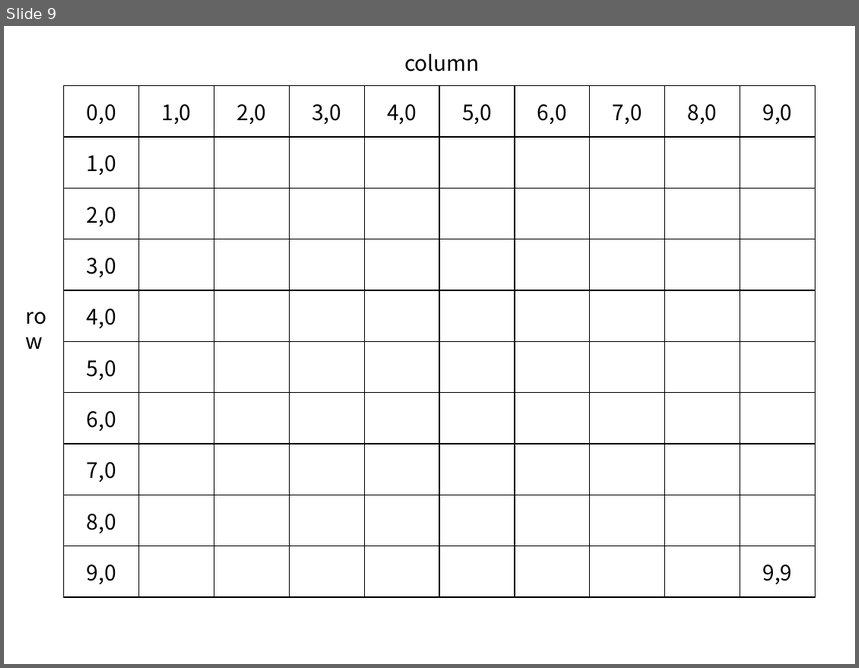
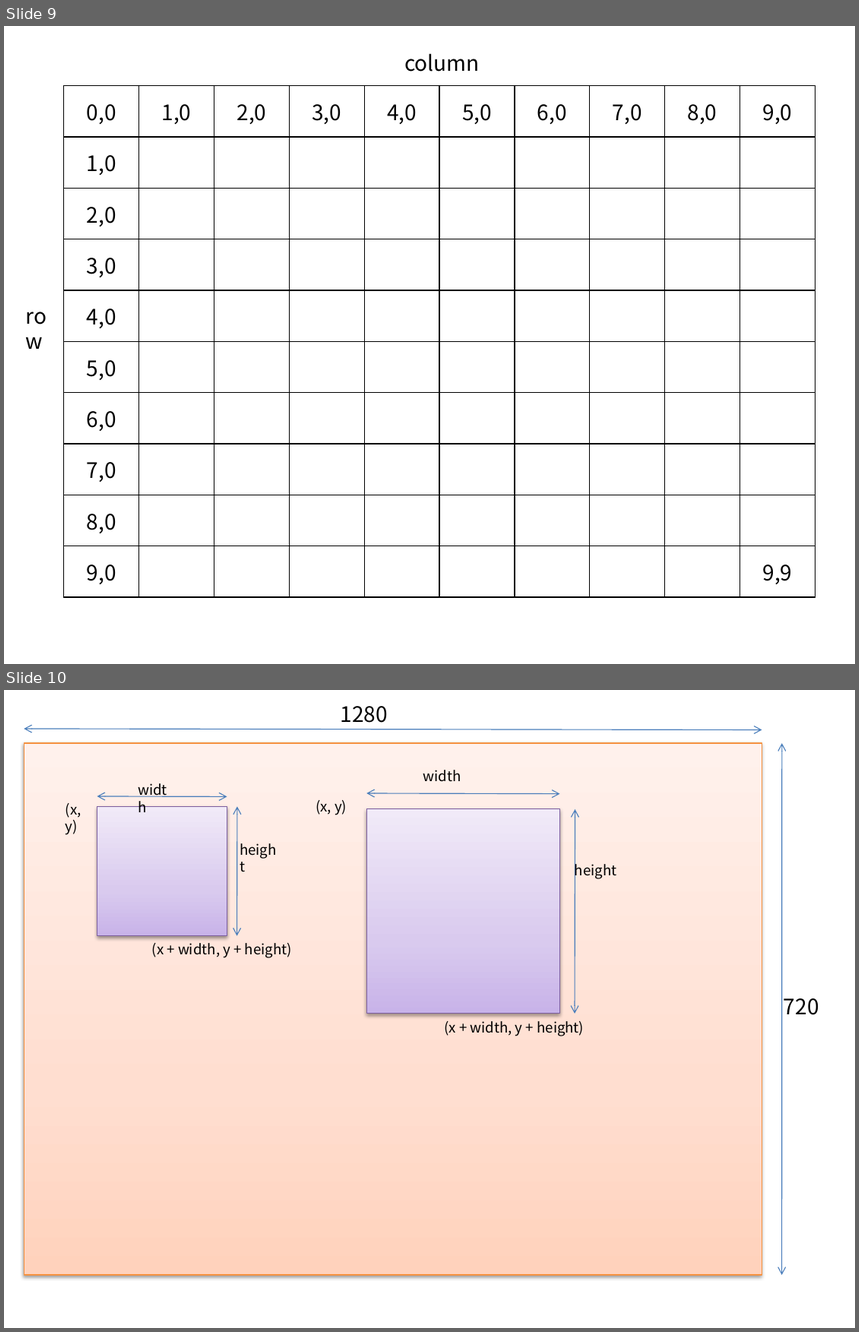
Before and after one commit to nemeyes/sirius, a slide deck: @artifact/sirius_diagram.pptx. Shown one above the other, each under a label of ours: slide 9 before the commit, slides 9 and 10 after it. The pictures are 859x668 and 859x1332 pixels, drawn with LibreOffice and Linux fonts; fonts in the diff are those of the drawing. Boxes give left, top, right and bottom in pixels: in the first picture for what was removed or moved away, otherwise in the second. Text is boxed around its words. In the diff, an @@ line names an element or a change of style, - is before the commit and + after.

```diff
--- a/@artifact/sirius_diagram.pptx
+++ b/@artifact/sirius_diagram.pptx
@@ slide 10 added at box(4, 690, 855, 1328), background #FFFFFF @@
@@ text added at box(341, 706, 388, 723), 18 pt, text #000000 @@
+1280
@@ double arrow added from (24, 730) to (762, 730), #4B7EBC 0.75 pt @@
@@ rectangle added at box(24, 742, 762, 1274), fill gradient #FFD2BD to #FFDED0 to #FFF2ED, outline #F69240 0.75 pt @@
@@ double arrow added from (782, 744) to (782, 1276), #4B7EBC 0.75 pt @@
@@ group added at box(66, 777, 292, 958): 4 texts, 2 double arrows, 1 rectangle @@
+width
+height
+(x, y)
+(x + width, y + height)
@@ text added at box(784, 999, 819, 1015), 18 pt, text #000000 @@
+720
@@ group added at box(316, 770, 617, 1037): 4 texts, 2 double arrows, 1 rectangle @@
+width
+height
+(x, y)
+(x + width, y + height)
```
Also in this commit, not shown: 1 other file.
